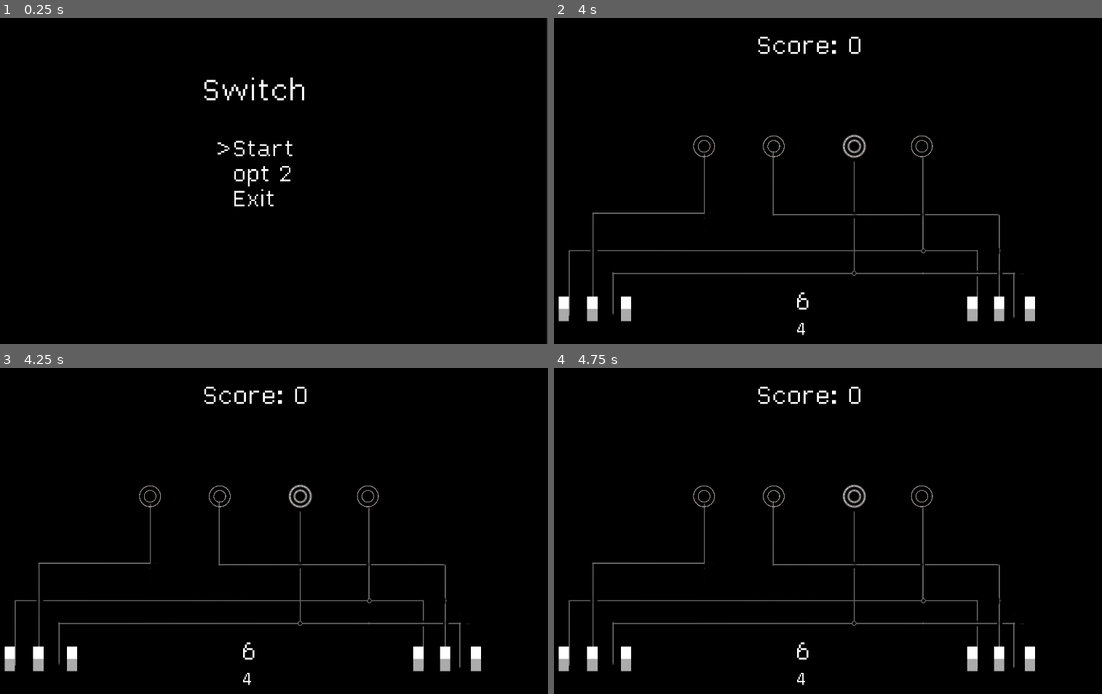
Above: before the commit, frames 1-4 (two rows, left to right).
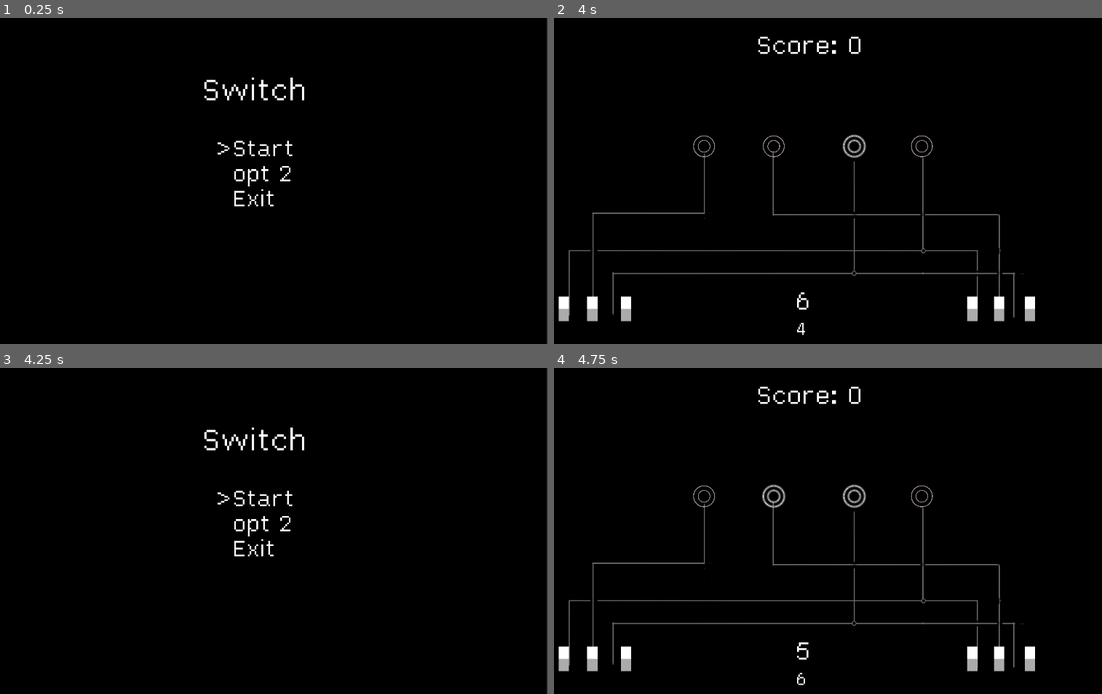
Above: after the commit, the same moments.

Repository: DragonCat4012/Switch
Game: Godot game, scene res://menu.tscn
Same seed, same stepped clock (60 frames per second), same inputs: the game is played once before the commit and once after it.
Inputs (mouse positions are in pixels of both pictures, inside the frame that each line leads up to):
- Up to frame 1 (0.25 s): no input
- Up to frame 2 (4 s): tap Enter (ui_accept) at 0.5, 0.77, 1.25, 1.52, 2, 2.75, 3.02, 3.5, 3.77 s; move the mouse to (937, 164) at 0.52 s; hold Up (ui_up) 0.53-1.28 s; click (937, 164) at 0.67 s; move the mouse to (696, 197) at 1.27 s; hold Down (ui_down) 1.28-2.03 s; move the mouse to (871, 109) at 2.02 s; hold Up (ui_up) 2.03-3.53 s; move the mouse to (784, 246) at 2.77 s; click (784, 246) at 2.92 s; move the mouse to (986, 229) at 3.52 s; hold Down (ui_down) from 3.53 s (still down)
- Up to frame 3 (4.25 s): keep holding Down (ui_down); tap Escape (ui_cancel) at 4.15 s
- Up to frame 4 (4.75 s): keep holding Down (ui_down); move the mouse to (636, 482) at 4.27 s; tap Enter (ui_accept) at 4.52 s

Frames 1-2 are identical in both runs. In frame 3, 4.0% of the frame differs, in the area x 0-100%, y 0-100%; in frame 4, 0.2%.

Commit message:
add Sounds

Diff:
--- a/MainMenu.gd
+++ b/MainMenu.gd
@@ -7,6 +7,7 @@
 @onready var selector_three = $CenterContainer/VBoxContainer/CenterContainer2/HBoxContainer2/VBoxContainer/Selector3
 
 var currentSelection = 0
+var lastSelection = 0
 
 func _ready():
 	set_current_selection(0)
@@ -35,6 +36,10 @@
 		get_tree().quit()
 
 func set_current_selection(_current_selection):
+	if currentSelection != lastSelection:
+		if not $"../AudioStreamPlayer".playing:
+			$"../AudioStreamPlayer".play()
+
 	selector_one.text = ""
 	selector_two.text = ""
 	selector_three.text = ""
@@ -45,3 +50,5 @@
 		selector_two.text = ">"
 	elif _current_selection == 2:
 		selector_three.text=">"
+
+	lastSelection = _current_selection
--- a/game.gd
+++ b/game.gd
@@ -7,6 +7,7 @@
 @onready var numberLabel = $CenterContainer/VBoxContainer/NumberLabel
 @onready var numberPreviewLabel = $CenterContainer/VBoxContainer/NumberPreview
 @onready var scoreLabel = $CenterContainer2/ScoreLabel
+@onready var audioPlayer = $"AudioStreamPlayer"
 
 var currentNumber = 0
 var goalNumber = -1
@@ -27,7 +28,8 @@
 
 # Called every frame. 'delta' is the elapsed time since the previous frame.
 func _process(delta):
-	pass
+	if Input.is_action_just_pressed("ui_cancel"):
+		get_tree().change_scene_to_file("res://menu.tscn")
 
 func _init_game():
 	lamp1.reset()
@@ -38,6 +40,8 @@
 	updateCurrentNumber(true)
 
 func switch_activated(_switch_number, _isOn):
+	if not audioPlayer.playing:
+			audioPlayer.play()
 	toggleLamp(map_dict[_switch_number])
 
 func toggleLamp(_lampID):
--- a/game.tscn
+++ b/game.tscn
@@ -7,6 +7,7 @@
 [ext_resource type="Texture2D" uid="uid://bvp45mugj0pvi" path="res://Sprites/Switch/off.PNG" id="3_tksxr"]
 [ext_resource type="Texture2D" uid="uid://cpiutjtj20tfu" path="res://Sprites/Lamps/off.PNG" id="5_4jnr2"]
 [ext_resource type="Script" path="res://Sprites/Lamps/Lamp.gd" id="6_ampmk"]
+[ext_resource type="AudioStream" uid="uid://yfmc76ec18kr" path="res://Sounds/zap.mp3" id="8_q7x5g"]
 
 [node name="Game" type="Node2D"]
 script = ExtResource("1_67put")
@@ -135,3 +136,6 @@
 theme_override_font_sizes/font_size = 100
 text = "OwO
 "
+
+[node name="AudioStreamPlayer" type="AudioStreamPlayer" parent="."]
+stream = ExtResource("8_q7x5g")
--- a/menu.tscn
+++ b/menu.tscn
@@ -1,9 +1,14 @@
-[gd_scene load_steps=3 format=3 uid="uid://ba77nc8755alf"]
+[gd_scene load_steps=4 format=3 uid="uid://ba77nc8755alf"]
 
 [ext_resource type="Script" path="res://MainMenu.gd" id="1_45lx5"]
 [ext_resource type="FontFile" uid="uid://b2cswqm32sj5f" path="res://Lex.ttf" id="2_wwa65"]
+[ext_resource type="AudioStream" uid="uid://yfmc76ec18kr" path="res://Sounds/zap.mp3" id="3_qr6qu"]
 
 [node name="Menu" type="Node2D"]
+
+[node name="AudioStreamPlayer2D" type="AudioStreamPlayer2D" parent="."]
+stream = ExtResource("3_qr6qu")
+volume_db = 24.0
 
 [node name="ColorRect" type="ColorRect" parent="."]
 offset_right = 1917.0
@@ -90,3 +95,7 @@
 theme_override_fonts/font = ExtResource("2_wwa65")
 theme_override_font_sizes/font_size = 90
 text = "Exit"
+
+[node name="AudioStreamPlayer" type="AudioStreamPlayer" parent="."]
+stream = ExtResource("3_qr6qu")
+volume_db = 6.0
Not shown, added: Sounds/zap.mp3.import
Not shown: 1 places in game.tscn that only renumber resources
Not shown, changed: README.md
Not shown, added: Sounds/zap.mp3
